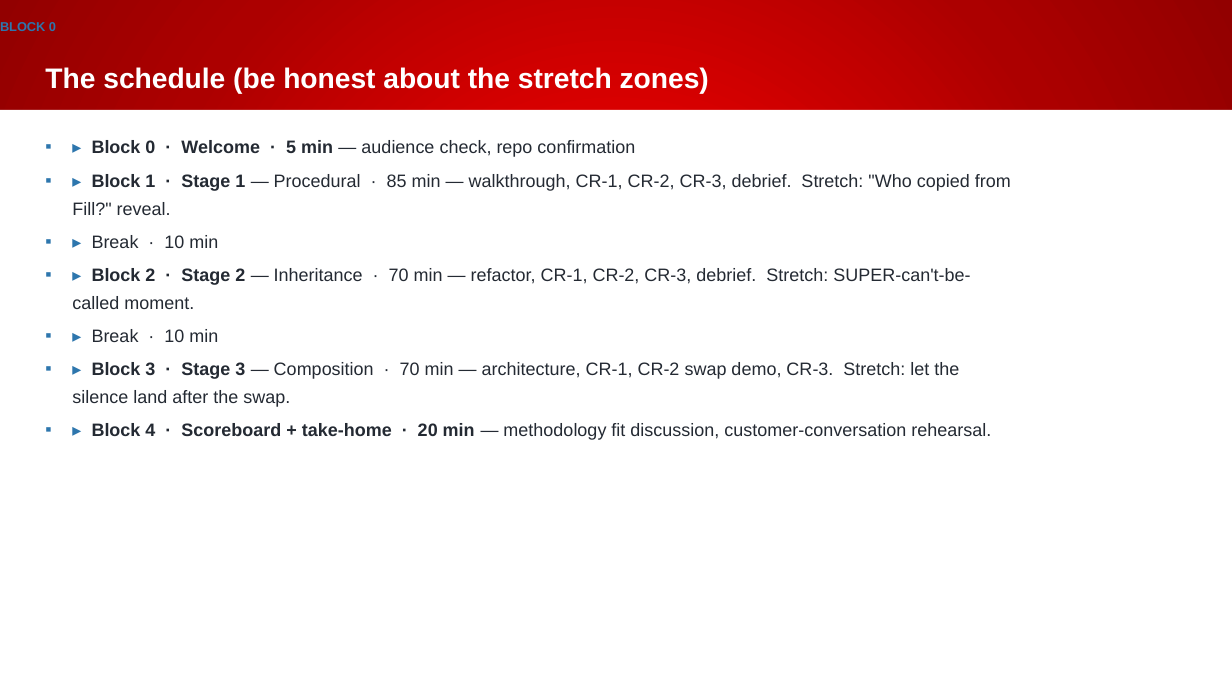
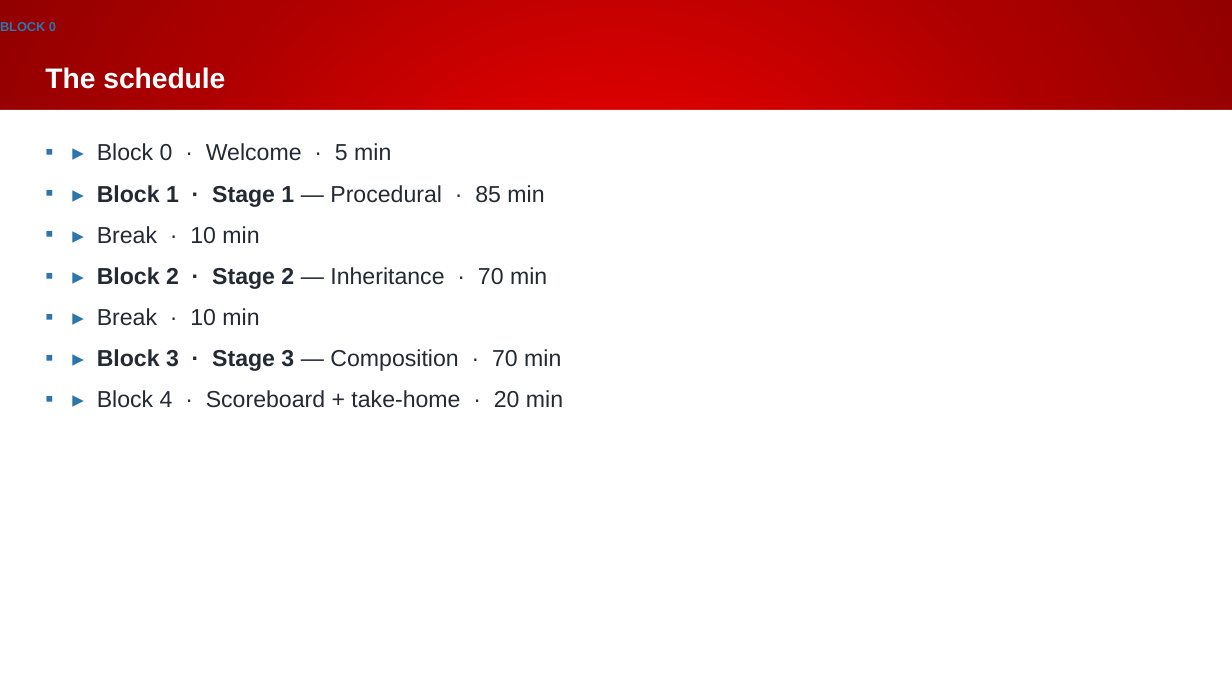
Before and after one commit to Beckhoff-USA-Community/Procedural_To_SOLID, a slide deck: slide 3 of presentation/NEM2026_workshop.pptx. Drawn at 1232x693 pixels with LibreOffice and Linux fonts; fonts in the diff are those of the drawing; background and template pictures are left out. Boxes give left, top, right and bottom in pixels: in the first picture for what was removed or moved away, otherwise in the second. Text is boxed around its words. In the diff, an @@ line names an element or a change of style, - is before the commit and + after.

```diff
--- a/presentation/NEM2026_workshop.pptx
+++ b/presentation/NEM2026_workshop.pptx
@@ title at bbox=[45, 67, 225, 89]: text changed @@
-The schedule (be honest about the stretch zones)
+The schedule
@@ text at bbox=[97, 143, 544, 207]: text changed; size 14 to 18 pt @@
-▪ ▸ Block 0 · Welcome · 5 min — audience check, repo confirmation
-▪ ▸ Block 1 · Stage 1 — Procedural · 85 min — walkthrough, CR-1, CR-2, CR-3, debrief. Stretch: "Who copied from Fill?" reveal.
+▪ ▸ Block 0 · Welcome · 5 min
+▪ ▸ Block 1 · Stage 1 — Procedural · 85 min
@@ text at bbox=[97, 226, 259, 326]: size 14 to 18 pt in "▸ Break · 10 min", "▸ Break · 10 min" @@
@@ text at bbox=[97, 267, 547, 289]: text changed; size 14 to 18 pt @@
-▪ ▸ Block 2 · Stage 2 — Inheritance · 70 min — refactor, CR-1, CR-2, CR-3, debrief. Stretch: SUPER-can't-be-called moment.
+▪ ▸ Block 2 · Stage 2 — Inheritance · 70 min
@@ text at bbox=[97, 349, 563, 408]: text changed; size 14 to 18 pt @@
-▪ ▸ Block 3 · Stage 3 — Composition · 70 min — architecture, CR-1, CR-2 swap demo, CR-3. Stretch: let the silence land after the swap.
-▪ ▸ Block 4 · Scoreboard + take-home · 20 min — methodology fit discussion, customer-conversation rehearsal.
+▪ ▸ Block 3 · Stage 3 — Composition · 70 min
+▪ ▸ Block 4 · Scoreboard + take-home · 20 min
```
Also in this commit, not shown: 64 other slides changed, 1 other file.
